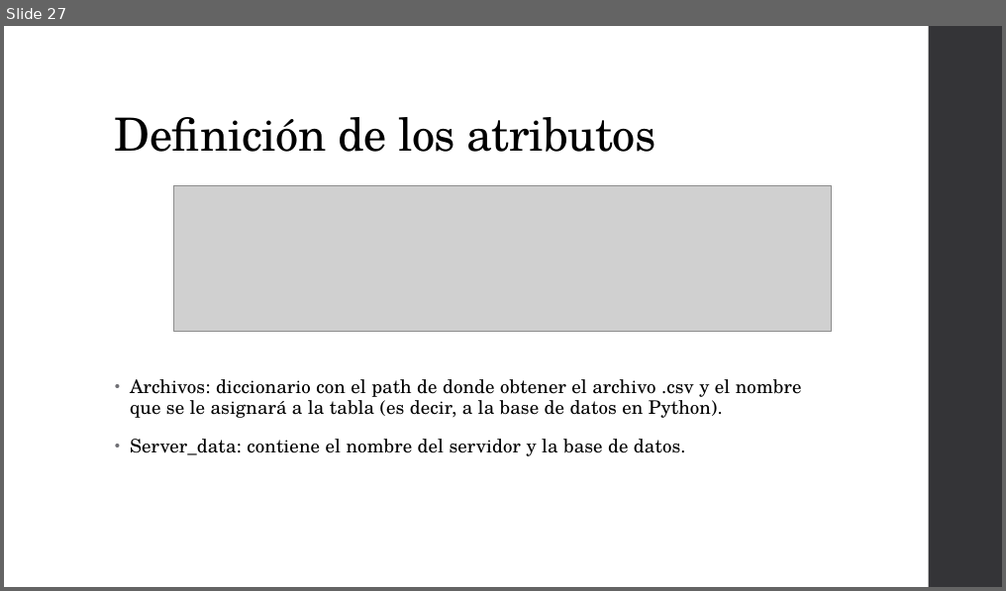
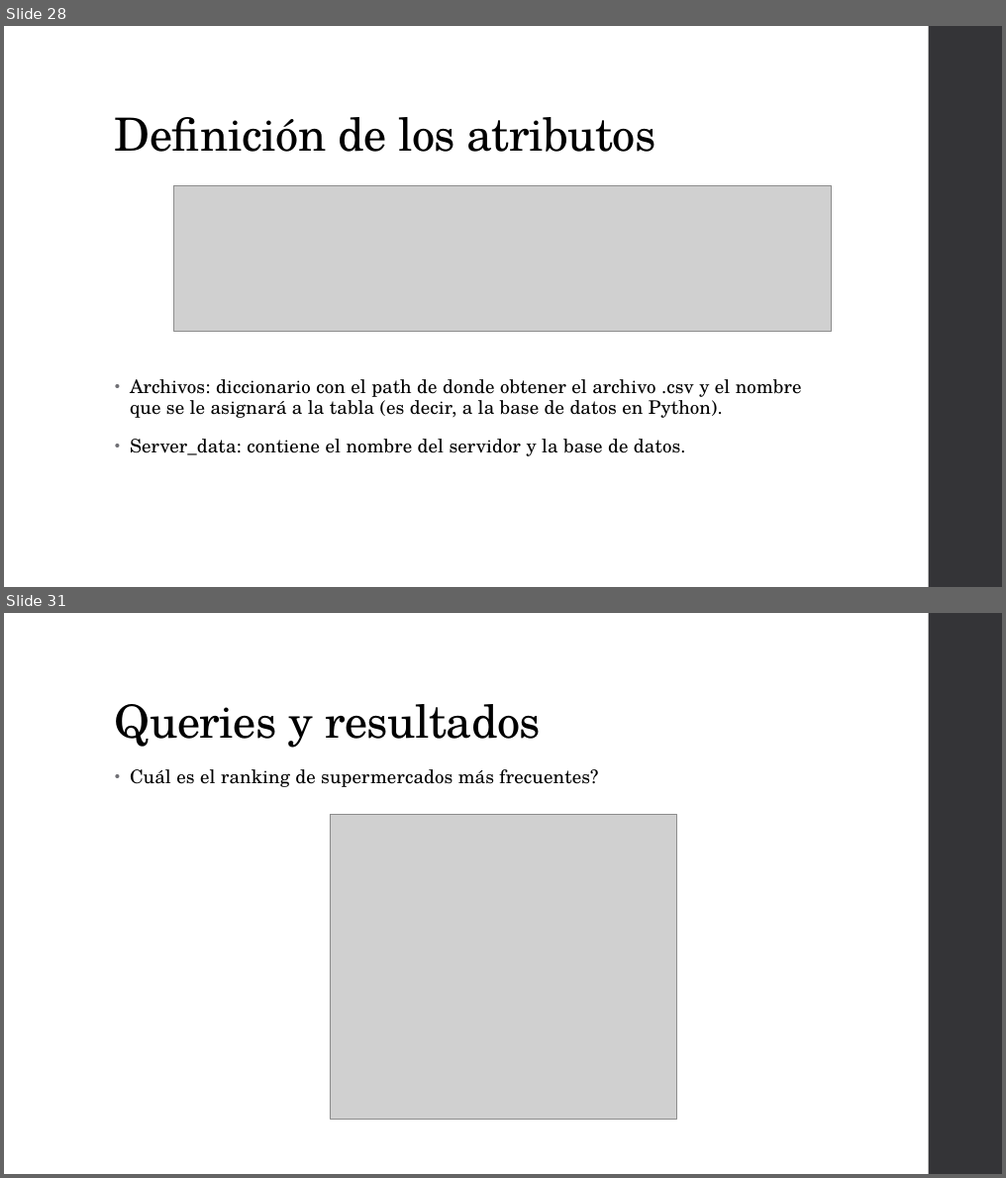
Before and after one commit to VGardella/GELT-data-excercise, a slide deck: Presentacion GELT - Gardella, Victoria (Data Engineer).pptx. Shown one above the other, each under a label of ours: slide 27 before the commit, slides 28 and 31 after it; the slides between them are not shown. The pictures are 1006x591 and 1006x1178 pixels, drawn with LibreOffice and Linux fonts; fonts in the diff are those of the drawing; grey boxes stand for pictures. Boxes give left, top, right and bottom in pixels: in the first picture for what was removed or moved away, otherwise in the second. Text is boxed around its words. In the diff, an @@ line names an element or a change of style, - is before the commit and + after.

```diff
--- a/Presentacion GELT - Gardella, Victoria (Data Engineer).pptx
+++ b/Presentacion GELT - Gardella, Victoria (Data Engineer).pptx
@@ slide 31 added at (4,613,1002,1174), background #FFFFFF; not listed: 1 template element that a slide beside it also shows @@
@@ title added at (115,704,541,748), 44 pt, text #000000 @@
+Queries y resultados
@@ text added at (130,769,598,787), 18 pt, text #000000 @@
+• Cuál es el ranking de supermercados más frecuentes?
@@ picture added at (330,814,676,1119) @@
@@ what was slide 27 is now slide 28 @@
```
Also in this commit, not shown: 1 slide changed, 6 other slides added, 1 slide removed, 23 other files.
